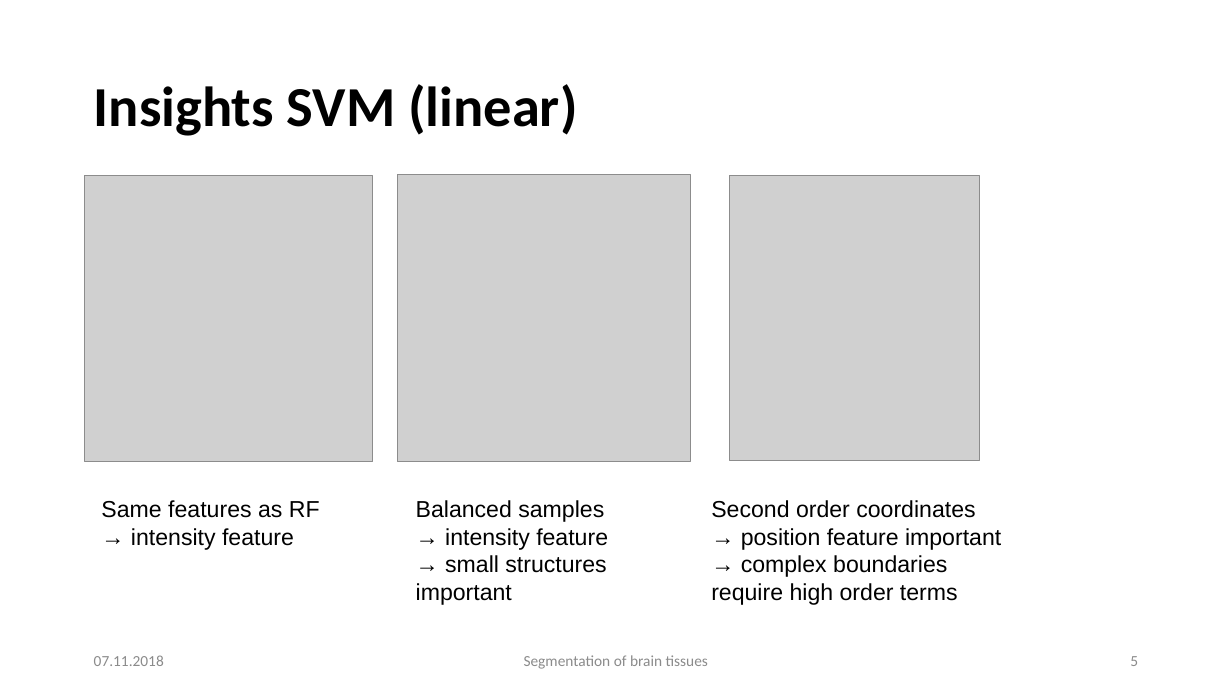
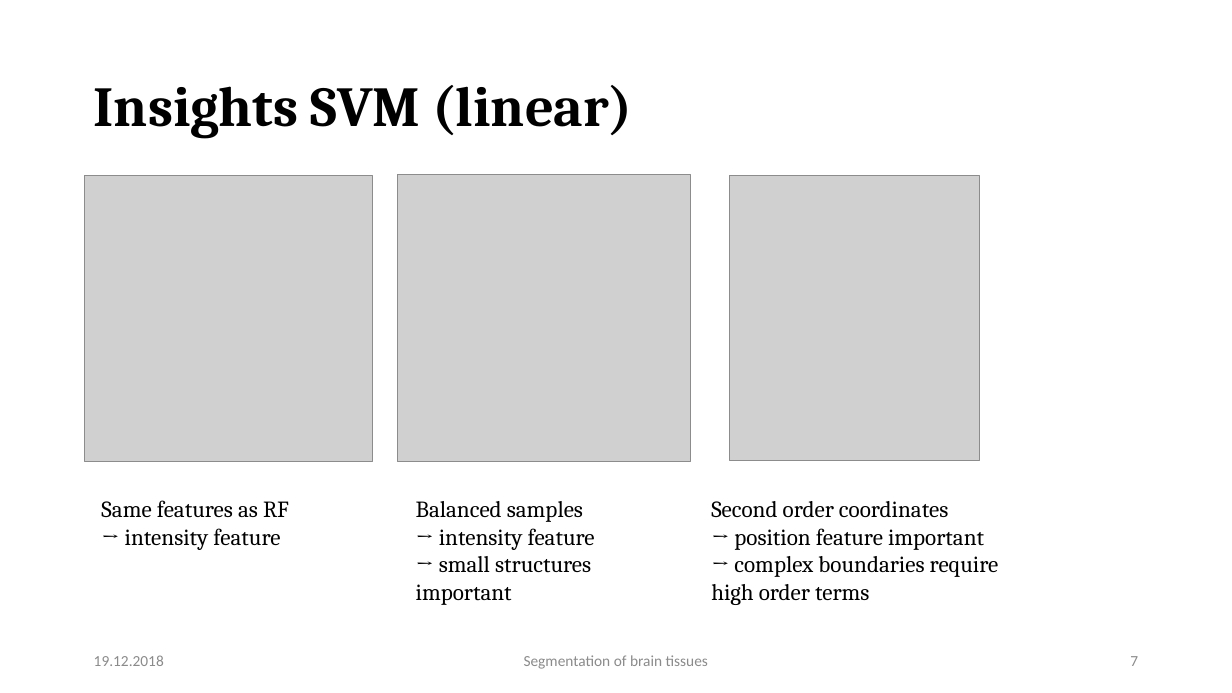
Before and after one commit to mhayoz/MIALab, a slide deck: slide 7 of Final Mialab.pptx (slide 5 before the commit). Drawn at 1232x693 pixels with LibreOffice and Linux fonts; fonts in the diff are those of the drawing; grey boxes stand for pictures; background and template pictures are left out. Boxes give left, top, right and bottom in pixels: in the first picture for what was removed or moved away, otherwise in the second. Text is boxed around its words. In the diff, an @@ line names an element or a change of style, - is before the commit and + after.

```diff
--- a/Final Mialab.pptx
+++ b/Final Mialab.pptx
@@ text "Insights SVM (linear)" at bbox=[94, 85, 632, 138]: font Calibri to Cambria @@
@@ font Arial to Cambria in 3 elements at bbox=[101, 500, 289, 550], bbox=[416, 501, 595, 605], bbox=[711, 501, 999, 605] @@
@@ text at bbox=[94, 655, 164, 666]: text changed @@
-07.11.2018
+19.12.2018
@@ page number at bbox=[1130, 656, 1138, 666]: text changed @@
-5
+7
```
Also in this commit, not shown: 7 other slides changed, 3 slides added.
